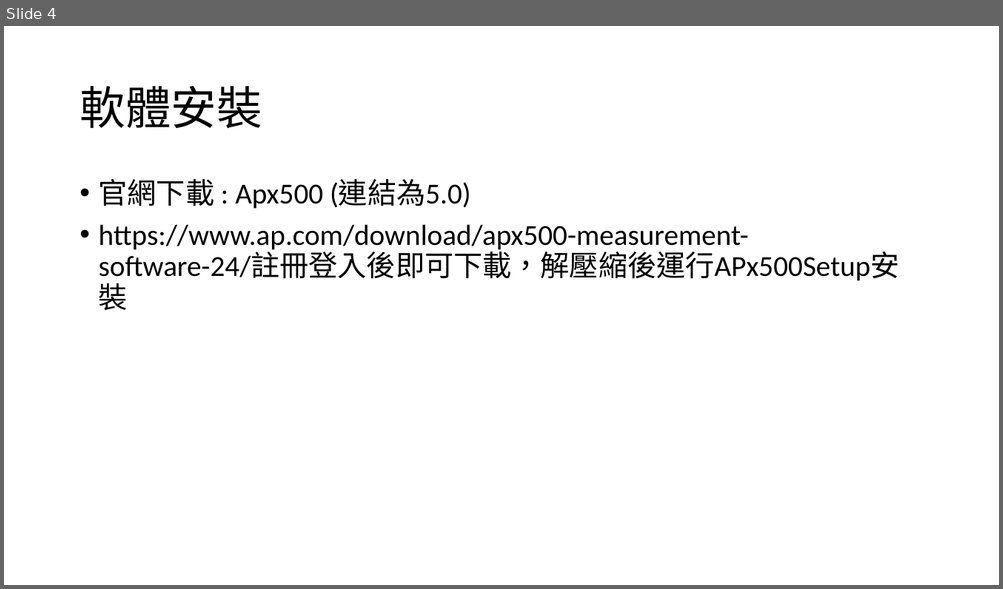
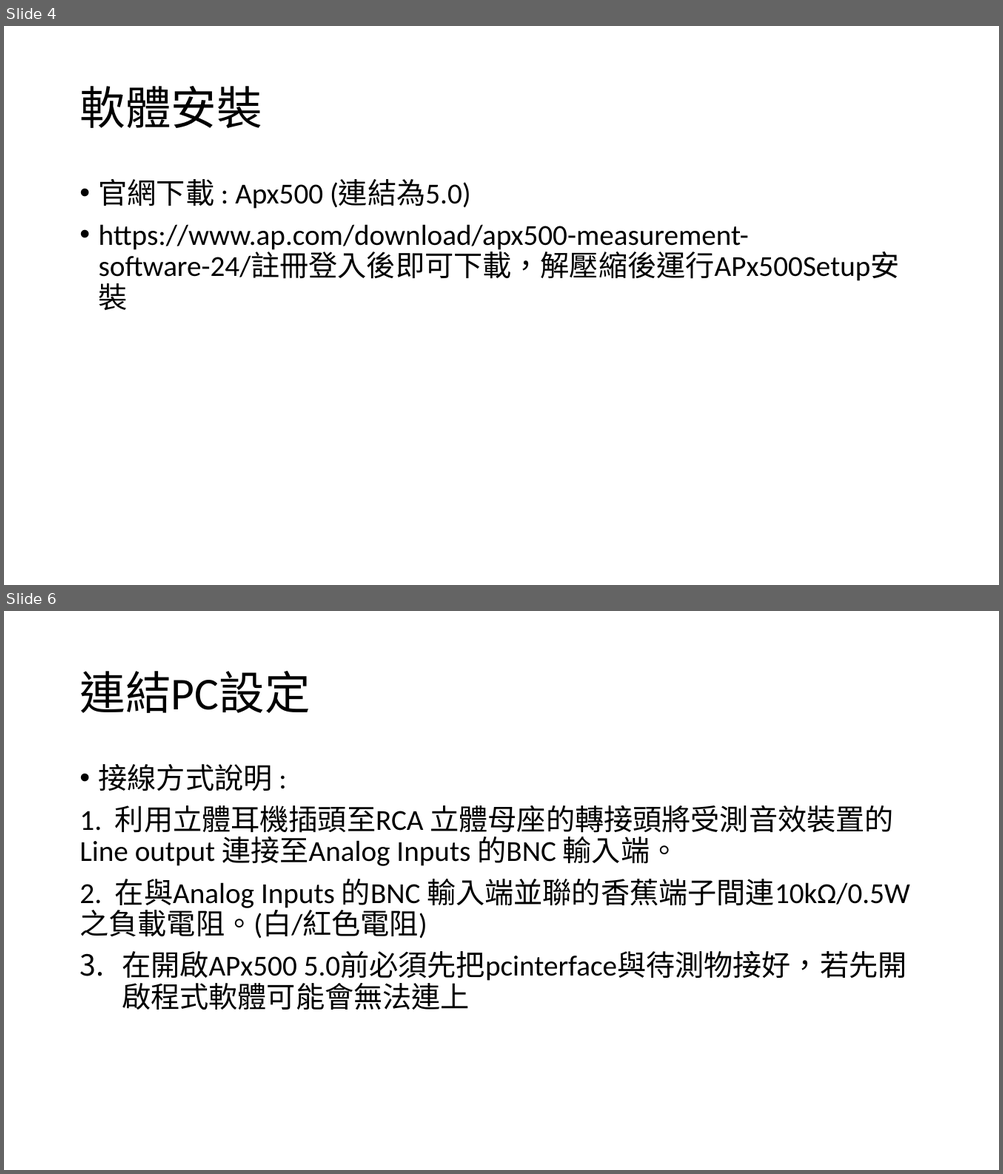
Before and after one commit to yyu002/Apx515_md, a slide deck: ppt/apx515_pre _install.pptx. Shown one above the other, each under a label of ours: slide 4 before the commit, slides 4 and 6 after it; the slides between them are not shown. The pictures are 1003x589 and 1003x1174 pixels, drawn with LibreOffice and Linux fonts; fonts in the diff are those of the drawing. Boxes give left, top, right and bottom in pixels: in the first picture for what was removed or moved away, otherwise in the second. Text is boxed around its words. In the diff, an @@ line names an element or a change of style, - is before the commit and + after.

```diff
--- a/ppt/apx515_pre _install.pptx
+++ b/ppt/apx515_pre _install.pptx
@@ slide 6 added at (4,611,999,1170), background #FFFFFF @@
@@ title added at (79,671,310,713), 44 pt, text #000000 @@
+連結PC設定
@@ text added at (79,764,910,1010), 28 pt, text #000000 @@
+• 接線方式說明 :
+1. 利用立體耳機插頭至RCA 立體母座的轉接頭將受測音效裝置的Line output 連接至Analog Inputs 的BNC 輸入端。
+2. 在與Analog Inputs 的BNC 輸入端並聯的香蕉端子間連10kΩ/0.5W 之負載電阻。(白/紅色電阻)
+3. 在開啟APx500 5.0前必須先把pcinterface與待測物接好，若先開啟程式軟體可能會無法連上
```
Also in this commit, not shown: 1 slide changed, 4 other slides added, 1 slide removed, 3 other files.
